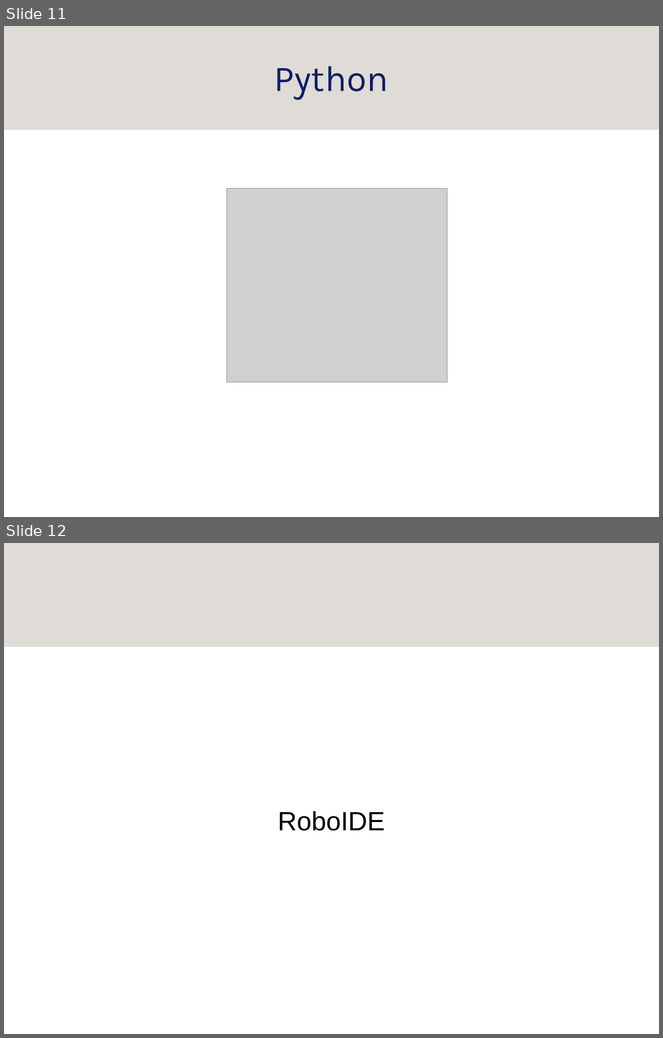
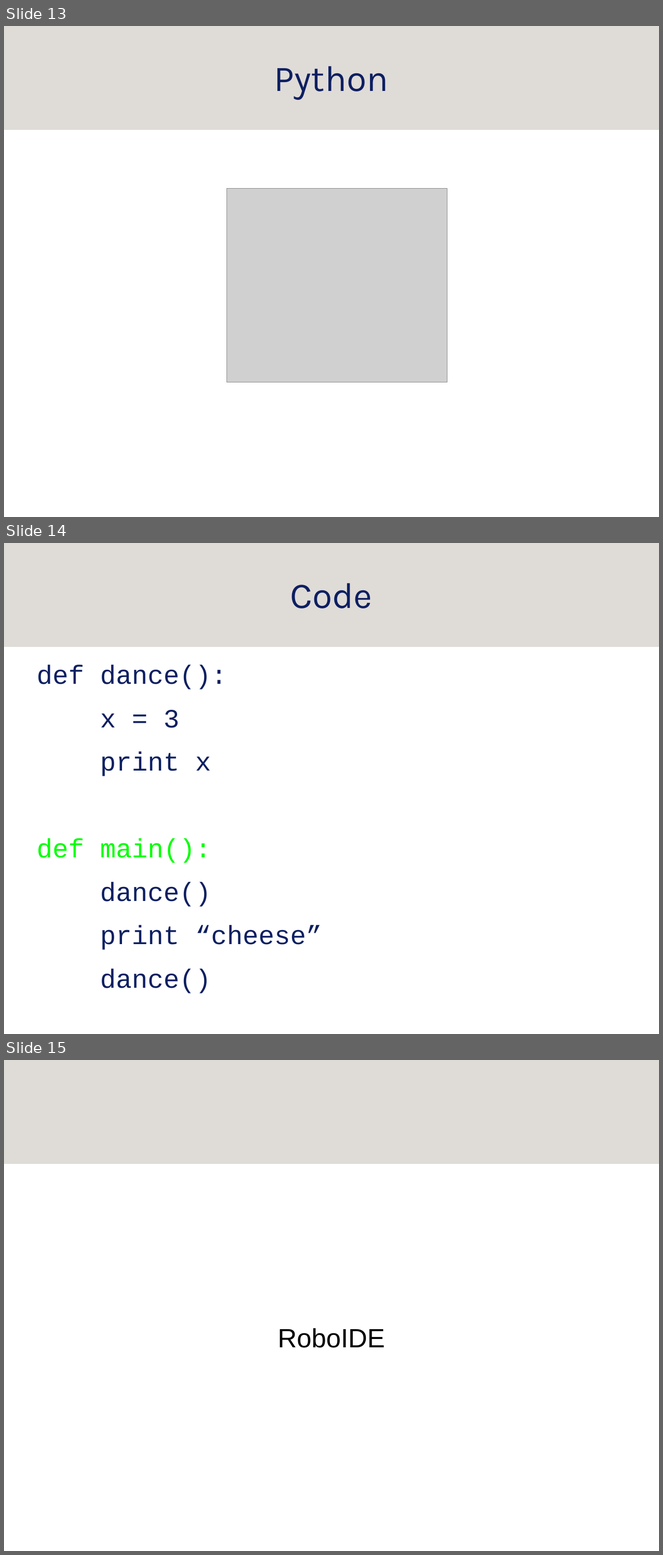
Before and after one commit to srobo-legacy/kickstart-presentations, a slide deck: programming.odp. Shown one above the other, each under a label of ours: slides 11 and 12 before the commit, slides 13, 14 and 15 after it. The pictures are 663x1038 and 663x1555 pixels, drawn with LibreOffice and Linux fonts; fonts in the diff are those of the drawing; grey boxes stand for pictures; background and template pictures are left out. Boxes give left, top, right and bottom in pixels: in the first picture for what was removed or moved away, otherwise in the second. Text is boxed around its words. In the diff, an @@ line names an element or a change of style, - is before the commit and + after.

```diff
--- a/programming.odp
+++ b/programming.odp
@@ slide 14 added at <box>4,543,659,1034</box>, background #FFFFFF; not listed: 1 template element that a slide beside it also shows @@
@@ title added at <box>291,583,373,609</box>, 44 pt, text #0D1F61 @@
+Code
@@ text added at <box>37,665,322,994</box>, 32 pt, text #0D1F61 @@
+def dance():
+x = 3
+print x
+def main():
+dance()
+print “cheese”
+dance()
@@ what was slide 11 is now slide 13 @@
@@ what was slide 12 is now slide 15 @@
```
Also in this commit, not shown: 3 slides changed, 2 other slides added.
